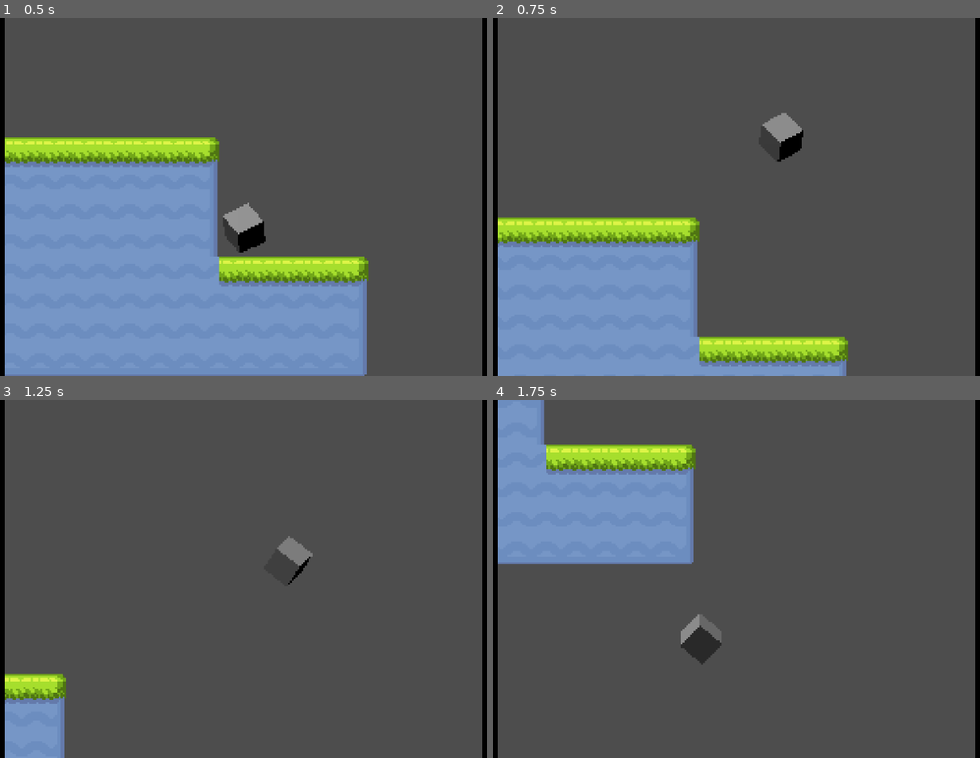
Above: before the commit, frames 1-4 (two rows, left to right).
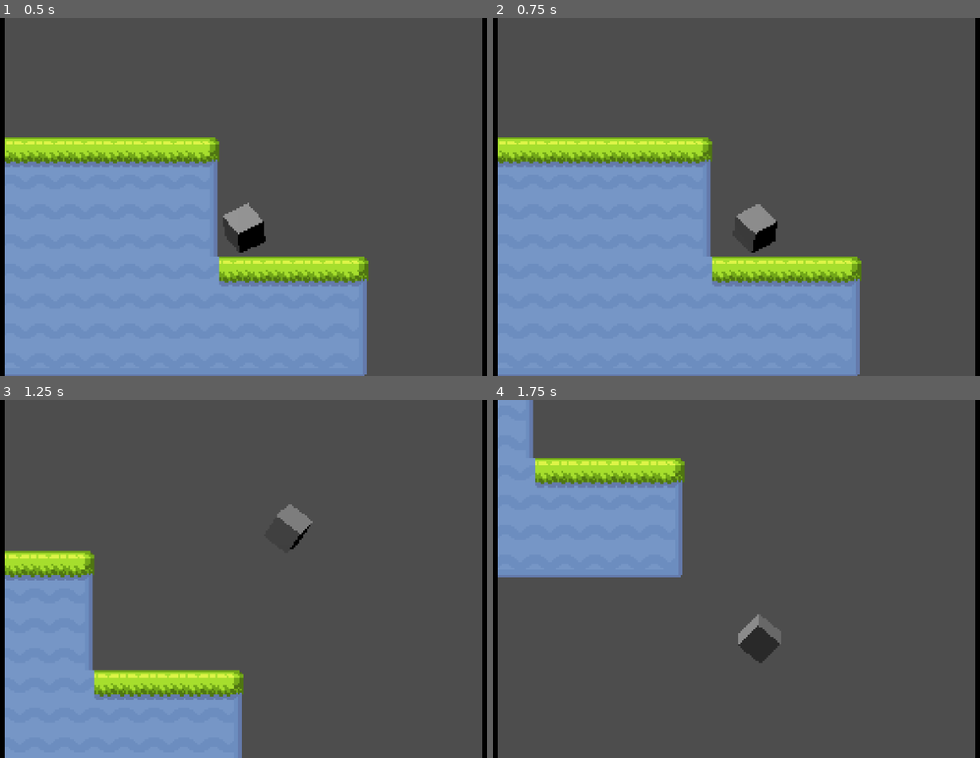
Above: after the commit, the same moments.

Repository: dairycultist/furry-roguelike-platformer
Game: Godot game, scene res://scene.tscn
The game is run twice, just before and just after one commit, with the same random seed, the same clock (stepped at 60 frames per second) and the same inputs.
Inputs:
- Up to frame 1 (0.5 s): no input
- Up to frame 2 (0.75 s): tap Enter (ui_accept) at 0.5, 0.6 s; hold Right (ui_right) from 0.53 s (still down)
- Up to frame 3 (1.25 s): keep holding Right (ui_right); tap Z (player_jump, bound only after the commit) at 0.77, 0.8, 1.07 s
- Up to frame 4 (1.75 s): release Right (ui_right) at 1.28 s; hold Left (ui_left) from 1.28 s (still down); tap Z (player_jump, bound only after the commit) at 1.35, 1.52 s; tap Enter (ui_accept) at 1.55 s

Frame 1 is identical in both runs. In frame 2, 25% of the frame differs, in the area x 0-76%, y 26-100%; in frame 3, 17%; in frame 4, 7.5%.

Commit message:
Improve movement accelerations

Diff:
--- a/player.gd
+++ b/player.gd
@@ -2,8 +2,10 @@
 
 const CAMERA_DEADZONE_RADIUS = Vector2(24, 32);
 
-const SPEED = 150.0;
-const JUMP_VELOCITY = -500.0;
+const MAX_SPEED = 200.0;
+const JUMP_VELOCITY = -350.0;
+const ACCELERATION = 350;
+const TURN_ACCELERATION = 1000;
 
 func _process(delta: float) -> void:
 
@@ -12,10 +14,12 @@
 
 	# camera follows player (replicated by moving 2DAnchor as there's no camera)
 	# with a deadzone of CAMERA_DEADZONE_RADIUS
+	@warning_ignore("integer_division")
 	var player_camera_off : Vector2 = Vector2(256 / 2, 192 / 2) - (get_parent().global_position + position);
 
 	player_camera_off = player_camera_off.clamp(-CAMERA_DEADZONE_RADIUS, CAMERA_DEADZONE_RADIUS);
 
+	@warning_ignore("integer_division")
 	get_parent().global_position = Vector2(256 / 2, 192 / 2) - (player_camera_off + position);
 
 	# player mesh follows player
@@ -23,20 +27,20 @@
 
 func _physics_process(delta: float) -> void:
 
-	# Add the gravity.
+	# gravity
 	if not is_on_floor():
 		velocity += get_gravity() * delta;
 
-	# Handle jump.
-	if Input.is_action_just_pressed("ui_accept") and is_on_floor():
+	# jumping
+	elif Input.is_action_just_pressed("player_jump"):
 		velocity.y = JUMP_VELOCITY;
 
-	# Get the input direction and handle the movement/deceleration.
-	# As good practice, you should replace UI actions with custom gameplay actions.
-	var direction := Input.get_axis("ui_left", "ui_right");
-	if direction:
-		velocity.x = direction * SPEED;
+	# running
+	var direction := Input.get_axis("player_left", "player_right");
+
+	if !direction or sign(direction) == sign(velocity.x):
+		velocity.x = move_toward(velocity.x, direction * MAX_SPEED, ACCELERATION * delta);
 	else:
-		velocity.x = move_toward(velocity.x, 0, SPEED);
+		velocity.x = move_toward(velocity.x, direction * MAX_SPEED, TURN_ACCELERATION * delta);
 
 	move_and_slide();
--- a/project.godot
+++ b/project.godot
@@ -20,6 +20,24 @@
 window/stretch/mode="viewport"
 window/stretch/aspect="expand"
 
+[input]
+
+player_left={
+"deadzone": 0.2,
+"events": [Object(InputEventKey,"resource_local_to_scene":false,"resource_name":"","device":-1,"window_id":0,"alt_pressed":false,"shift_pressed":false,"ctrl_pressed":false,"meta_pressed":false,"pressed":false,"keycode":0,"physical_keycode":4194319,"key_label":0,"unicode":0,"location":0,"echo":false,"script":null)
+]
+}
+player_right={
+"deadzone": 0.2,
+"events": [Object(InputEventKey,"resource_local_to_scene":false,"resource_name":"","device":-1,"window_id":0,"alt_pressed":false,"shift_pressed":false,"ctrl_pressed":false,"meta_pressed":false,"pressed":false,"keycode":0,"physical_keycode":4194321,"key_label":0,"unicode":0,"location":0,"echo":false,"script":null)
+]
+}
+player_jump={
+"deadzone": 0.2,
+"events": [Object(InputEventKey,"resource_local_to_scene":false,"resource_name":"","device":-1,"window_id":0,"alt_pressed":false,"shift_pressed":false,"ctrl_pressed":false,"meta_pressed":false,"pressed":false,"keycode":0,"physical_keycode":90,"key_label":0,"unicode":122,"location":0,"echo":false,"script":null)
+]
+}
+
 [physics]
 
 3d/physics_engine="Jolt Physics"
